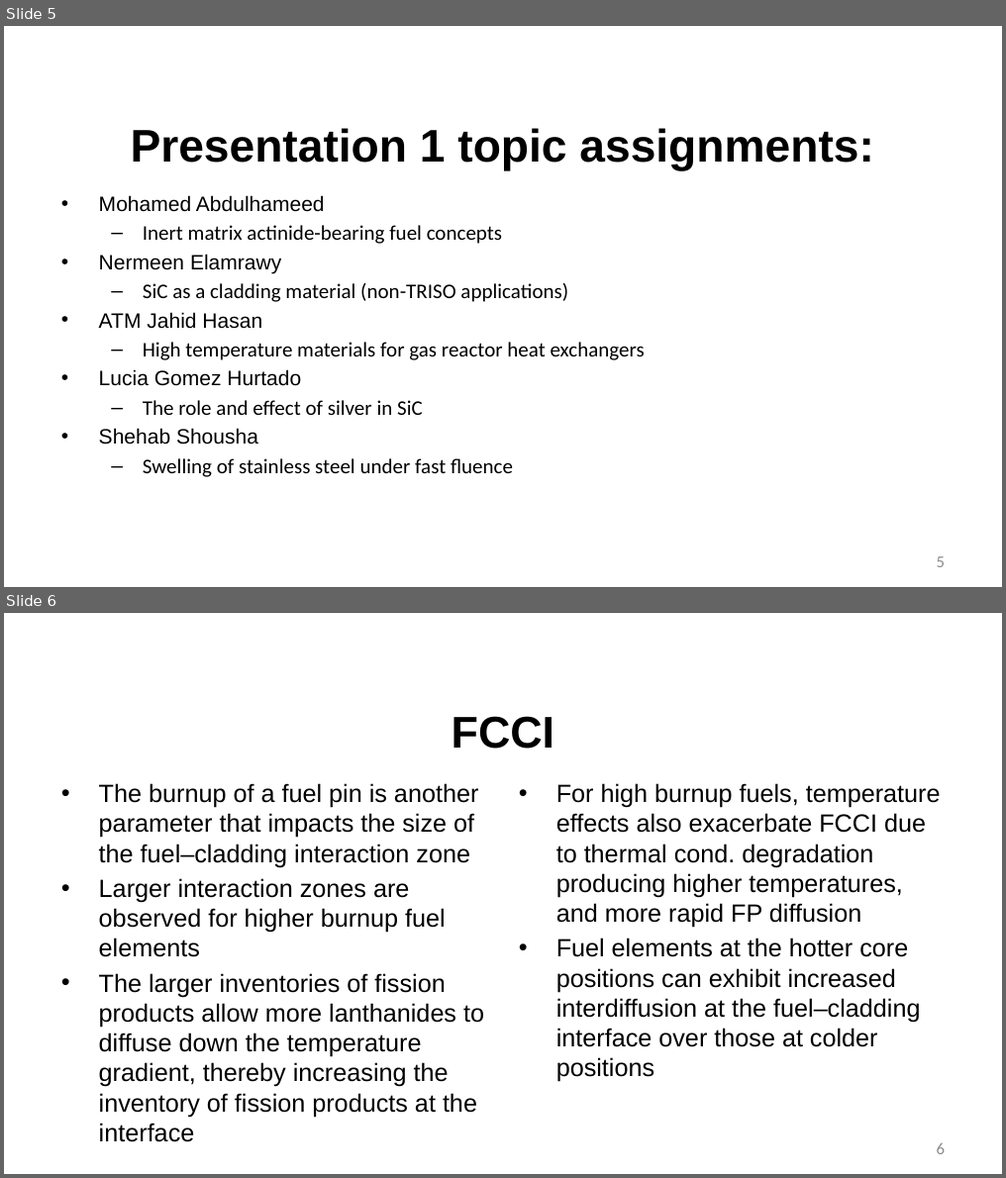
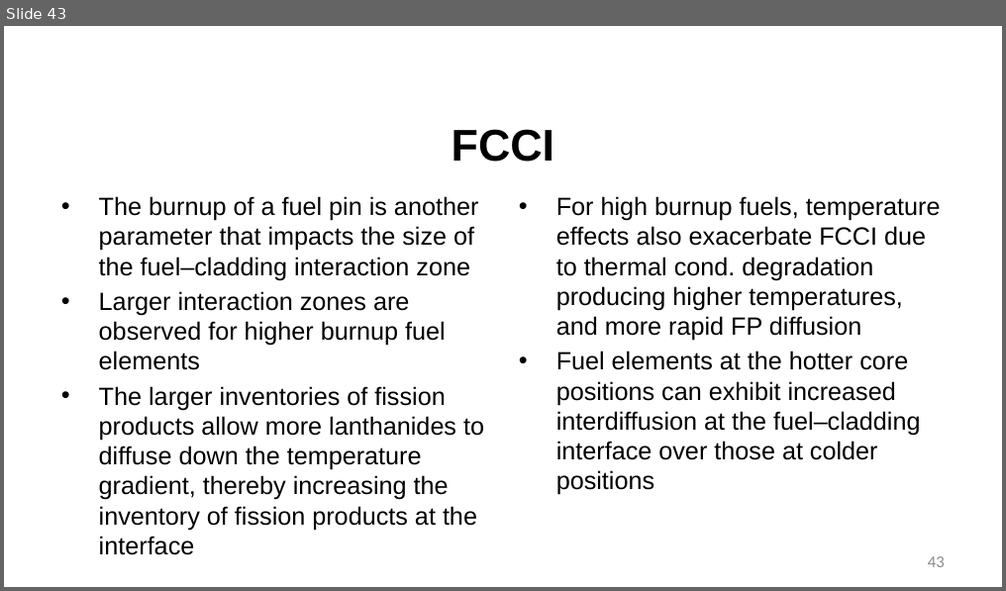
Before and after one commit to benbeeler/TEACHING, a slide deck: Advanced Reactor Materials/Fall2025/Lec9_SFRs.pptx. Shown one above the other, each under a label of ours: slides 5 and 6 before the commit, slide 43 after it. The pictures are 1006x1178 and 1006x591 pixels, drawn with LibreOffice and Linux fonts; fonts in the diff are those of the drawing; background and template pictures are left out. Boxes give left, top, right and bottom in pixels: in the first picture for what was removed or moved away, otherwise in the second. Text is boxed around its words. In the diff, an @@ line names an element or a change of style, - is before the commit and + after.

```diff
--- a/Advanced Reactor Materials/Fall2025/Lec9_SFRs.pptx
+++ b/Advanced Reactor Materials/Fall2025/Lec9_SFRs.pptx
@@ slide 5 removed at <box>4,26,1002,587</box>, background #FFFFFF @@
@@ title removed at <box>131,128,874,171</box> @@
-Presentation 1 topic assignments:
@@ text removed at <box>99,195,645,477</box> @@
-• Mohamed Abdulhameed
-  – Inert matrix actinide-bearing fuel concepts
-• Nermeen Elamrawy
-  – SiC as a cladding material (non-TRISO applications)
-• ATM Jahid Hasan
-  – High temperature materials for gas reactor heat exchangers
-• Lucia Gomez Hurtado
-  – The role and effect of silver in SiC
-• Shehab Shousha
-  – Swelling of stainless steel under fast fluence
@@ page number removed at <box>937,557,944,568</box> @@
-5
@@ what was slide 6 is now slide 43 @@
@@ page number at <box>928,557,944,568</box>: text changed @@
-6
+43
```
Also in this commit, not shown: 4 slides changed, 39 slides added, 29 other slides removed, 27 other files.
